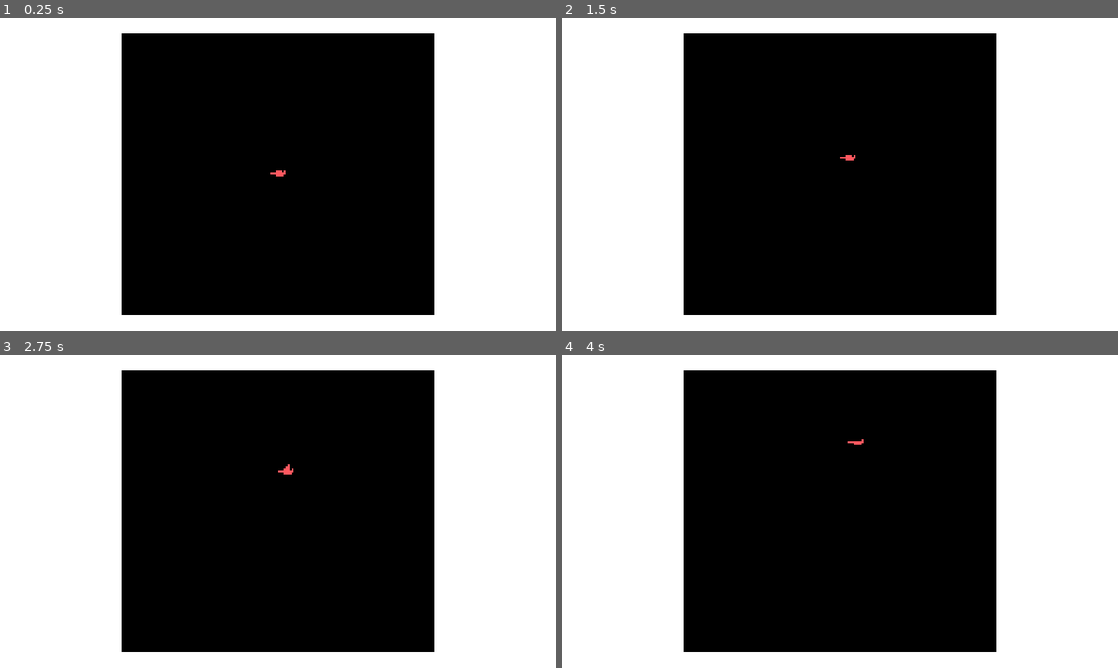
Above: before the commit, frames 1-4 (two rows, left to right).
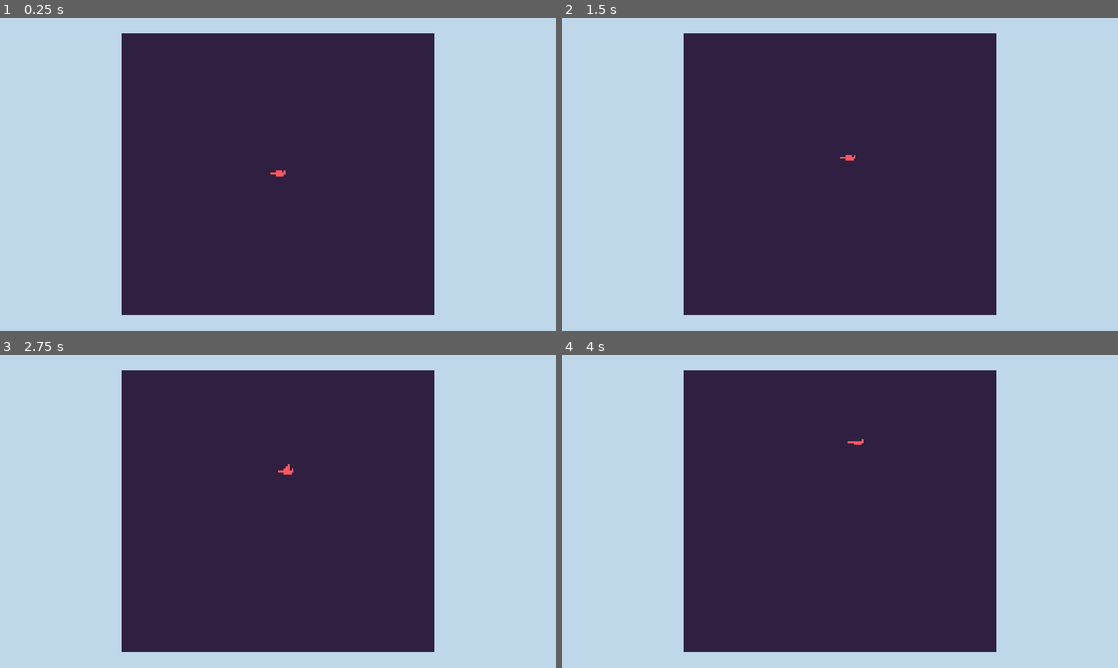
Above: after the commit, the same moments.

Repository: SmallConfusion/Redbird
Game: Godot game, scene res://main.tscn
Same seed, same stepped clock (60 frames per second), same inputs: the game is played once before the commit and once after it.
Inputs:
- Up to frame 1 (0.25 s): no input
- Up to frame 2 (1.5 s): tap Enter at 0.5 s; hold Right (Right) 0.53-1.28 s; hold Down (Fall) 0.53-1.28 s; tap Up (Flap) at 0.77, 1.07 s; hold Left (Left) from 1.28 s (still down); tap Down (Fall) at 1.35 s
- Up to frame 3 (2.75 s): tap Up (Flap) at 1.52, 1.82 s; release Left (Left) at 2.03 s; hold Right (Right) from 2.03 s (still down); hold Down (Fall) from 2.03 s (still down)
- Up to frame 4 (4 s): release Down (Fall) at 2.78 s; tap Down (Fall) at 2.85 s; tap Up (Flap) at 3.02, 3.32, 3.77 s; release Right (Right) at 3.53 s; hold Left (Left) from 3.53 s (still down); hold Down (Fall) from 3.53 s (still down)

The runs differ from the first frame. In frame 1, 100% of the frame differs, in the area x 0-100%, y 0-100%; in frame 2, 100%; in frame 3, 100%; in frame 4, 100%.

Commit message:
fixed bug

Diff:
--- a/game/test.tscn
+++ b/game/test.tscn
@@ -81,7 +81,7 @@
 offset_top = -72.0
 offset_right = 80.0
 offset_bottom = 72.0
-color = Color(0, 0, 0, 1)
+color = Color(0.184314, 0.12549, 0.254902, 1)
 
 [node name="Player" type="Node2D" parent="."]
 script = ExtResource("1_ul1yy")
@@ -91,3 +91,5 @@
 animation = &"flap"
 autoplay = "default"
 script = ExtResource("3_qwt4s")
+
+[connection signal="animation_finished" from="Player/AnimatedSprite2D" to="Player/AnimatedSprite2D" method="_on_animation_finished"]
--- a/main.tscn
+++ b/main.tscn
@@ -18,6 +18,7 @@
 anchor_bottom = 1.0
 grow_horizontal = 2
 grow_vertical = 2
+color = Color(0.745098, 0.843137, 0.913725, 1)
 
 [node name="SubViewportContainer" type="SubViewportContainer" parent="."]
 texture_filter = 1
